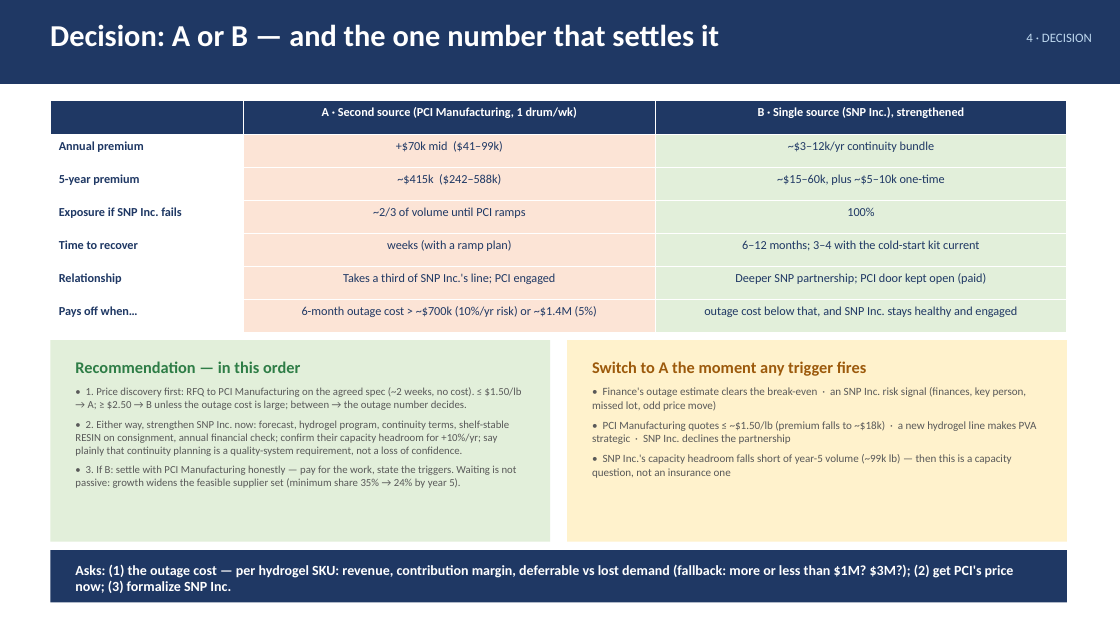
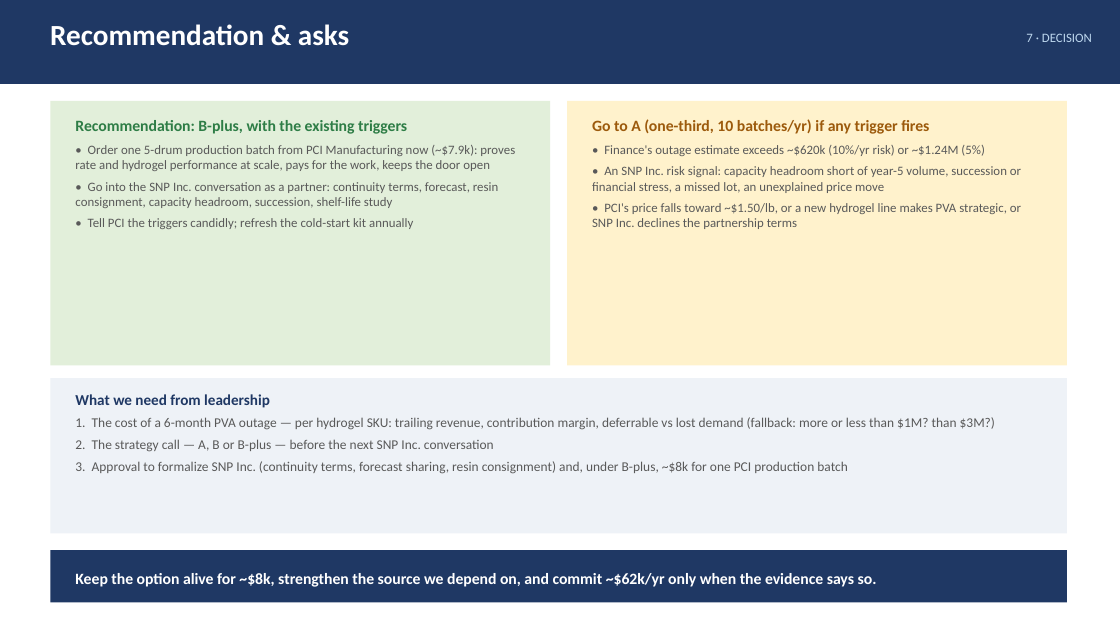
Before and after one commit to naviero1/Claude-Works, a slide deck: slide 10 of PVA second supplier initiative/PVA_Second_Supplier_Leadership_Deck.pptx (slide 8 before the commit). Drawn at 1120x630 pixels with LibreOffice and Linux fonts; fonts in the diff are those of the drawing. Boxes give left, top, right and bottom in pixels: in the first picture for what was removed or moved away, otherwise in the second. Text is boxed around its words. In the diff, an @@ line names an element or a change of style, - is before the commit and + after.

```diff
--- a/PVA second supplier initiative/PVA_Second_Supplier_Leadership_Deck.pptx
+++ b/PVA second supplier initiative/PVA_Second_Supplier_Leadership_Deck.pptx
@@ text at (50, 24, 349, 46): text changed; size 26 to 25 pt @@
-Decision: A or B — and the one number that settles it
+Recommendation & asks
@@ text at (1026, 33, 1092, 42): text changed @@
-4 · DECISION
+7 · DECISION
@@ rectangle: place and size @@
-rectangle at (50, 340, 550, 542)
+rectangle at (50, 101, 550, 365)
@@ table removed at (50, 101, 1067, 332), 7 rows, 3 columns @@
- | A · Second source (PCI Manufacturing, 1 drum/wk) | B · Single source (SNP Inc.), strengthened
-Annual premium | +$70k mid ($41–99k) | ~$3–12k/yr continuity bundle
-5-year premium | ~$415k ($242–588k) | ~$15–60k, plus ~$5–10k one-time
-Exposure if SNP Inc. fails | ~2/3 of volume until PCI ramps | 100%
-Time to recover | weeks (with a ramp plan) | 6–12 months; 3–4 with the cold-start kit current
-Relationship | Takes a third of SNP Inc.'s line; PCI engaged | Deeper SNP partnership; PCI door kept open (paid)
-Pays off when… | 6-month outage cost > ~$700k (10%/yr risk) or ~$1.4M (5%) | outage cost below that, and SNP Inc. stays healthy and engaged
@@ rectangle: place and size @@
-rectangle at (567, 340, 1067, 542)
+rectangle at (567, 101, 1067, 365)
@@ text added at (592, 119, 1021, 229), 11 pt, text #595959 @@
+Go to A (one-third, 10 batches/yr) if any trigger fires
+• Finance's outage estimate exceeds ~$620k (10%/yr risk) or ~$1.24M (5%)
+• An SNP Inc. risk signal: capacity headroom short of year-5 volume, succession or financial stress, a missed lot, an unexplained price move
+• PCI's price falls toward ~$1.50/lb, or a new hydrogel line makes PVA strategic, or SNP Inc. declines the partnership terms
@@ text added at (75, 120, 515, 229), 11 pt, text #595959 @@
+Recommendation: B-plus, with the existing triggers
+• Order one 5-drum production batch from PCI Manufacturing now (~$7.9k): proves rate and hydrogel performance at scale, pays for the work, keeps the door open
+• Go into the SNP Inc. conversation as a partner: continuity terms, forecast, resin consignment, capacity headroom, succession, shelf-life study
+• Tell PCI the triggers candidly; refresh the cold-start kit annually
@@ rectangle added at (50, 378, 1067, 534), fill #EEF2F7 @@
@@ text removed at (75, 361, 522, 488) @@
-Recommendation — in this order
-• 1. Price discovery first: RFQ to PCI Manufacturing on the agreed spec (~2 weeks, no cost). ≤ $1.50/lb → A; ≥ $2.50 → B unless the outage cost is large; between → the outage number decides.
-• 2. Either way, strengthen SNP Inc. now: forecast, hydrogel program, continuity terms, shelf-stable RESIN on consignment, annual financial check; confirm their capacity headroom for +10%/yr; say plainly that continuity planning is a quality-system requirement, not a loss of confidence.
-• 3. If B: settle with PCI Manufacturing honestly — pay for the work, state the triggers. Waiting is not passive: growth widens the feasible supplier set (minimum share 35% → 24% by year 5).
@@ text removed at (592, 361, 1037, 478) @@
-Switch to A the moment any trigger fires
-• Finance's outage estimate clears the break-even · an SNP Inc. risk signal (finances, key person, missed lot, odd price move)
-• PCI Manufacturing quotes ≤ ~$1.50/lb (premium falls to ~$18k) · a new hydrogel line makes PVA strategic · SNP Inc. declines the partnership
-• SNP Inc.'s capacity headroom falls short of year-5 volume (~99k lb) — then this is a capacity question, not an insurance one
@@ text added at (75, 394, 995, 474), 11.5 pt, text #595959 @@
+What we need from leadership
+1. The cost of a 6-month PVA outage — per hydrogel SKU: trailing revenue, contribution margin, deferrable vs lost demand (fallback: more or less than $1M? than $3M?)
+2. The strategy call — A, B or B-plus — before the next SNP Inc. conversation
+3. Approval to formalize SNP Inc. (continuity terms, forecast sharing, resin consignment) and, under B-plus, ~$8k for one PCI production batch
@@ text at (75, 573, 877, 587): text changed; size 12 to 13.5 pt @@
-Asks: (1) the outage cost — per hydrogel SKU: revenue, contribution margin, deferrable vs lost demand (fallback: more or less than $1M? $3M?); (2) get PCI's price now; (3) formalize SNP Inc.
+Keep the option alive for ~$8k, strengthen the source we depend on, and commit ~$62k/yr only when the evidence says so.
```
Also in this commit, not shown: 5 other slides changed, 5 slides added, 3 slides removed, 5 other files.
